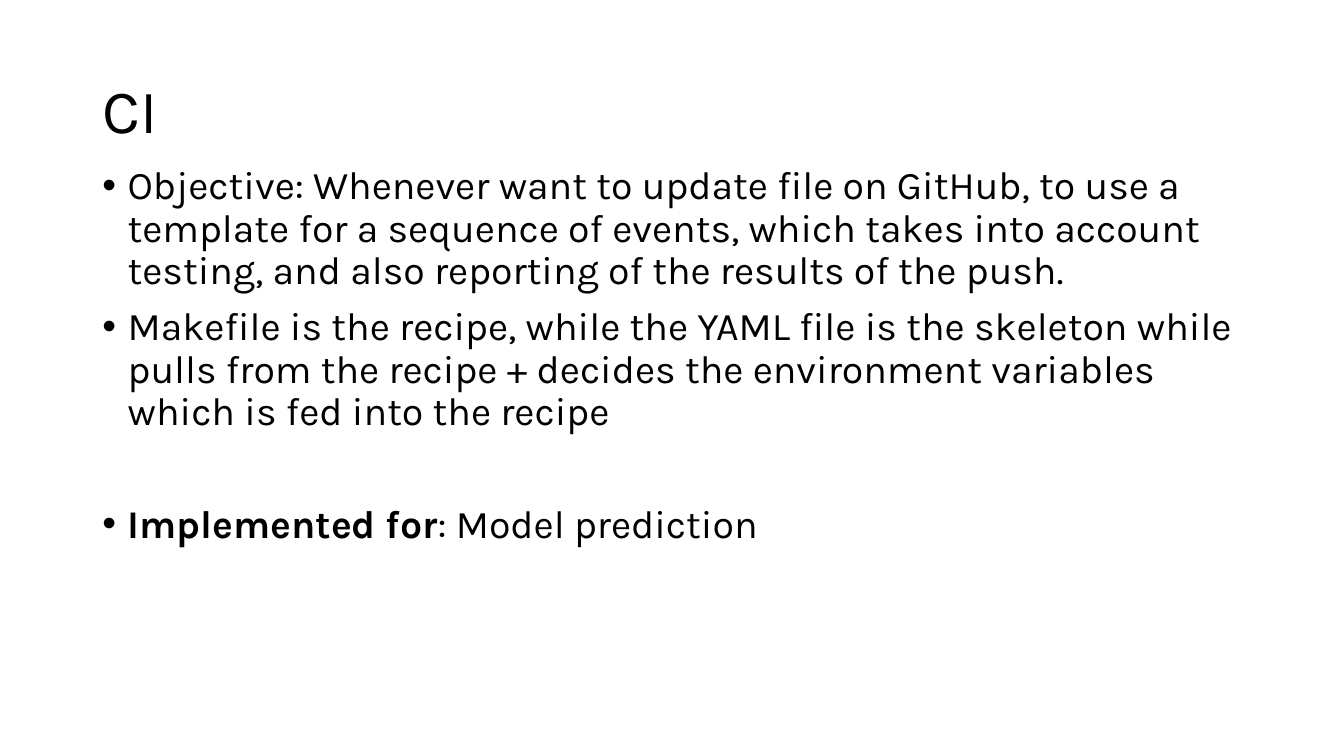
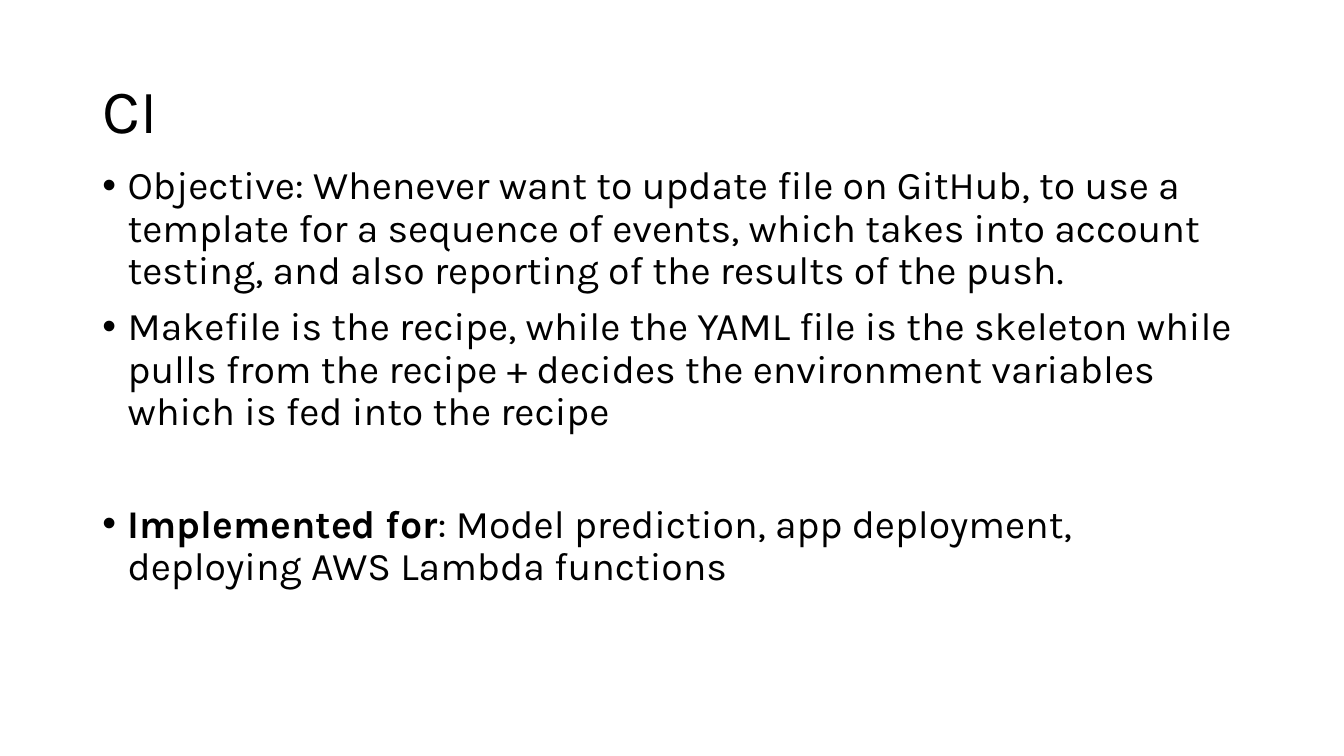
Before and after one commit to ziyu-toh/hdb-resale-prediction, a slide deck: slide 6 of docs/Architecture Overview.pptx. Drawn at 1344x756 pixels with LibreOffice and Linux fonts; fonts in the diff are those of the drawing. Boxes give left, top, right and bottom in pixels: in the first picture for what was removed or moved away, otherwise in the second. Text is boxed around its words. In the diff, an @@ line names an element or a change of style, - is before the commit and + after.

```diff
--- a/docs/Architecture Overview.pptx
+++ b/docs/Architecture Overview.pptx
@@ text at [128,510,1072,590]: text changed @@
-• Implemented for: Model prediction
+• Implemented for: Model prediction, app deployment, deploying AWS Lambda functions
```
Also in this commit, not shown: 4 other slides changed, 2 slides added, 1 other file.
